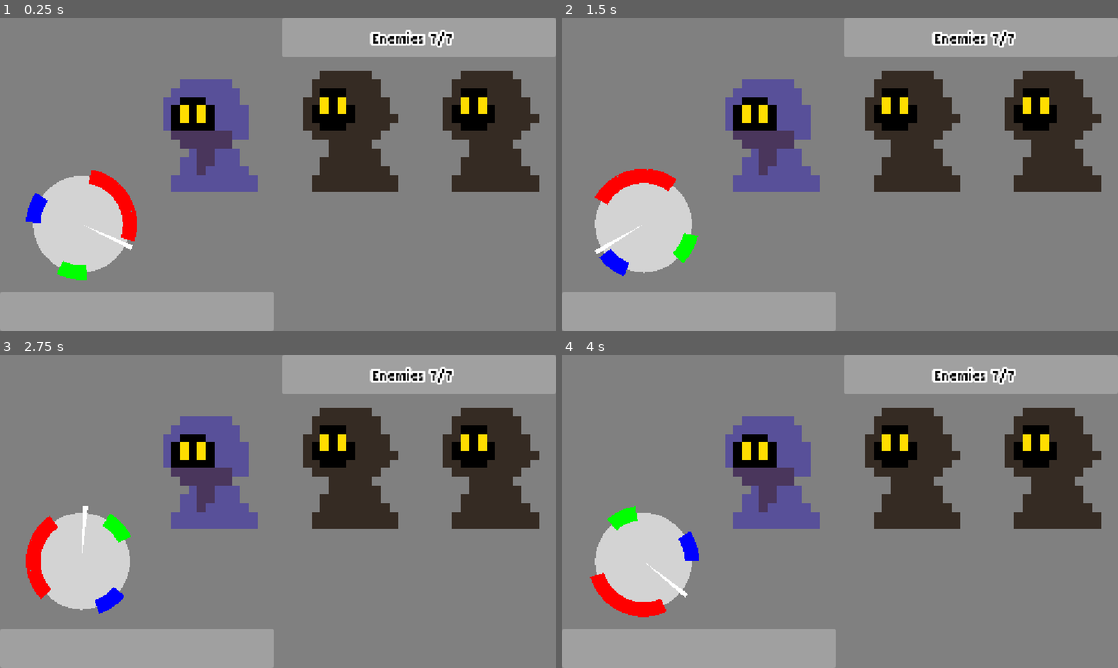
Above: before the commit, frames 1-4 (two rows, left to right).
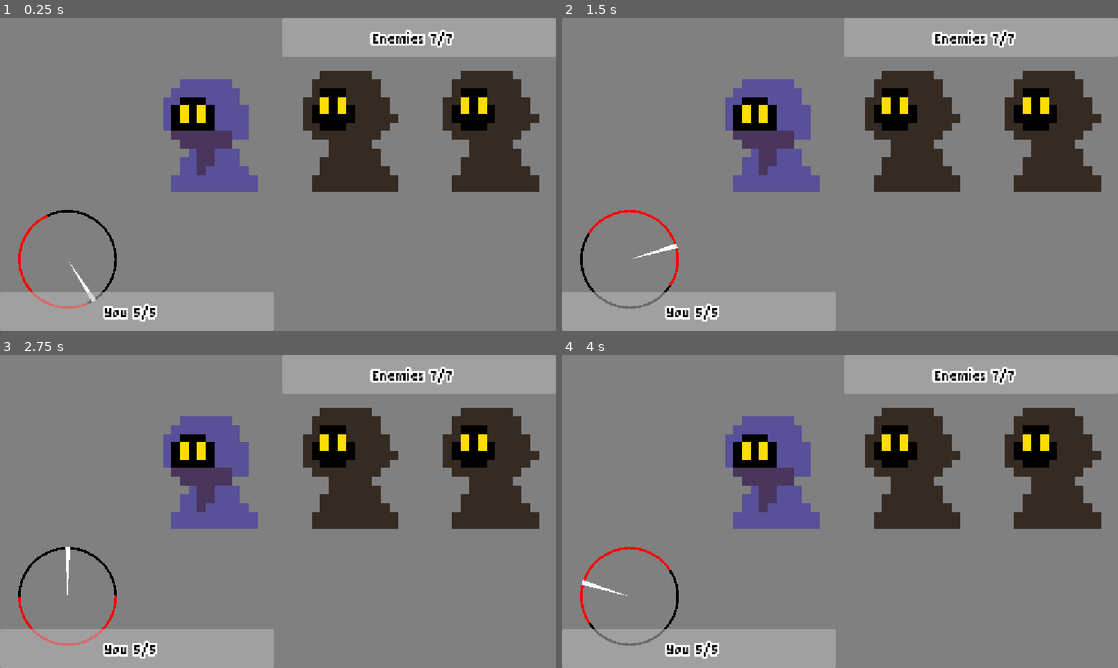
Above: after the commit, the same moments.

Repository: Rover-N/Juniper-Jam-2026
Game: Godot game, scene res://Scenes/combat.tscn
Two runs of this game, one before a commit and one after it. Both use one fixed random seed, a clock stepped at 60 frames per second and the inputs below. The project has no main scene, so this scene is started directly.
Inputs:
- Up to frame 1 (0.25 s): no input
- Up to frame 2 (1.5 s): tap Enter (ui_accept) at 0.5, 0.6, 0.77, 1.07, 1.35 s
- Up to frame 3 (2.75 s): tap Enter (ui_accept) at 1.52, 1.82, 2.1 s
- Up to frame 4 (4 s): tap Enter (ui_accept) at 2.85, 3.02, 3.32, 3.6, 3.77 s

The runs differ from the first frame. In frame 1, 5.5% of the frame differs, in the area x 3-29%, y 48-98%; in frame 2, 5.5%; in frame 3, 5.5%; in frame 4, 5.5%.

Commit message:
Refactor wheel system

Diff:
--- a/Resources/WheelContents/Wheel01.tres
+++ /dev/null
@@ -1,10 +0,0 @@
-[gd_resource type="Resource" script_class="WheelContents" format=3 uid="uid://bkya5fh7vtudh"]
-
-[ext_resource type="Script" uid="uid://ccpi4oq022uqy" path="res://Scripts/Wheel Stuff/wheel_contents.gd" id="1_ys3rh"]
-
-[resource]
-script = ExtResource("1_ys3rh")
-radius = 100.0
-segments = Array[Color]([Color(1, 0, 0, 1), Color(0, 0, 0, 0), Color(0, 0, 0, 0), Color(0, 1, 0, 1), Color(0, 0, 0, 0), Color(0, 0, 0, 0), Color(0, 0, 1, 1), Color(0, 0, 0, 0), Color(0, 0, 0, 0), Color(1, 0, 0, 1), Color(1, 0, 0, 1)])
-width = 30.0
-metadata/_custom_type_script = "uid://ccpi4oq022uqy"
--- /dev/null
+++ b/Resources/WheelData/wheel01.tres
@@ -0,0 +1,12 @@
+[gd_resource type="Resource" script_class="WheelData" format=3 uid="uid://cfx2d0ay7kegy"]
+
+[ext_resource type="Script" uid="uid://d1mb12clwuc3n" path="res://Scripts/Wheel Stuff/wheel_data.gd" id="1_8ve53"]
+
+[resource]
+script = ExtResource("1_8ve53")
+wheel_spin = -8.0
+arm_spin = 4.0
+radius = 100.0
+segments = Array[Color]([Color(0, 0, 0, 1), Color(1, 0, 0, 1)])
+width = 5.0
+metadata/_custom_type_script = "uid://d1mb12clwuc3n"
--- a/Scenes/combat.tscn
+++ b/Scenes/combat.tscn
@@ -4,18 +4,19 @@
 [ext_resource type="Resource" uid="uid://cr0l6f0reeqai" path="res://Resources/PlayerStats/basic_player.tres" id="2_4ln8h"]
 [ext_resource type="Resource" uid="uid://dfxmah0rax5cc" path="res://Resources/EncounterTable/AtSuDe_encounter_table.tres" id="3_4ln8h"]
 [ext_resource type="Theme" uid="uid://b4mka78holgwq" path="res://Resources/Theme/theme.tres" id="4_avwh6"]
-[ext_resource type="Texture2D" uid="uid://d18gosx3g6qkk" path="res://Assets/Sprites/De.png" id="6_avwh6"]
-[ext_resource type="PackedScene" uid="uid://bu83oeow0tibl" path="res://Scenes/wheel_game.tscn" id="7_3w34b"]
+[ext_resource type="Script" uid="uid://dueq0a02g22b2" path="res://Scripts/Combat Stuff/enemy_type.gd" id="4_ut0kg"]
 
-[sub_resource type="AtlasTexture" id="AtlasTexture_j5882"]
-atlas = ExtResource("6_avwh6")
-region = Rect2(0, 0, 16, 16)
+[sub_resource type="Resource" id="Resource_8m8ww"]
+script = ExtResource("4_ut0kg")
+metadata/_custom_type_script = "uid://dueq0a02g22b2"
 
-[node name="Combat" type="Node2D" unique_id=588568664 node_paths=PackedStringArray("enemy_label", "enemies_hp")]
+[node name="Combat" type="Node2D" unique_id=588568664 node_paths=PackedStringArray("player_label", "enemy_label", "enemies_hp")]
 script = ExtResource("1_7jmb3")
 player_stats = ExtResource("2_4ln8h")
+player_label = NodePath("CanvasLayer/Control/PlayerHP/PlayerLabel")
 encounter_table = ExtResource("3_4ln8h")
-enemy_sprite_container = NodePath("CanvasLayer/Control/HBoxContainer")
+enemy_type = SubResource("Resource_8m8ww")
+enemy_sprite_container = NodePath("CanvasLayer/Control/EnemyContainer")
 enemy_label = NodePath("CanvasLayer/Control/EnemiesHP/EnemyLabel")
 enemies_hp = NodePath("CanvasLayer/Control/EnemiesHP")
 
@@ -44,6 +45,21 @@
 allow_greater = true
 allow_lesser = true
 show_percentage = false
+
+[node name="PlayerLabel" type="Label" parent="CanvasLayer/Control/PlayerHP" unique_id=750838309]
+layout_mode = 1
+anchors_preset = 8
+anchor_left = 0.5
+anchor_top = 0.5
+anchor_right = 0.5
+anchor_bottom = 0.5
+offset_left = -66.0
+offset_top = -16.0
+offset_right = 66.0
+offset_bottom = 16.0
+grow_horizontal = 2
+grow_vertical = 2
+text = "You 15/15"
 
 [node name="EnemiesHP" type="ProgressBar" parent="CanvasLayer/Control" unique_id=260224925]
 layout_mode = 1
@@ -76,7 +92,7 @@
 grow_vertical = 2
 text = "Enemies 15/15"
 
-[node name="HBoxContainer" type="HBoxContainer" parent="CanvasLayer/Control" unique_id=1848549194]
+[node name="EnemyContainer" type="HBoxContainer" parent="CanvasLayer/Control" unique_id=1848549194]
 layout_mode = 1
 anchors_preset = 14
 anchor_top = 0.5
@@ -88,13 +104,3 @@
 grow_horizontal = 2
 grow_vertical = 2
 alignment = 1
-
-[node name="TextureRect" type="TextureRect" parent="CanvasLayer/Control/HBoxContainer" unique_id=1600520950]
-visible = false
-layout_mode = 2
-texture = SubResource("AtlasTexture_j5882")
-expand_mode = 2
-flip_h = true
-
-[node name="WheelGame" parent="." unique_id=20689074 instance=ExtResource("7_3w34b")]
-position = Vector2(-1, 257)
--- a/Scenes/wheel.tscn
+++ b/Scenes/wheel.tscn
@@ -1,6 +1,6 @@
-[gd_scene format=3 uid="uid://b1wu0spdgmj88"]
+[gd_scene format=3 uid="uid://bife7vjk70i8c"]
 
-[ext_resource type="Script" uid="uid://bf8681w7d64eu" path="res://Scripts/Wheel Stuff/wheel.gd" id="1_y7iat"]
+[ext_resource type="Script" uid="uid://5g1fkxkjlr5b" path="res://Scripts/Wheel Stuff/wheel.gd" id="1_y7iat"]
 
-[node name="Wheel" type="Node2D" unique_id=1345467007]
+[node name="Wheel" type="Node2D" unique_id=1034672036]
 script = ExtResource("1_y7iat")
--- a/Scenes/wheel_game.tscn
+++ /dev/null
@@ -1,23 +0,0 @@
-[gd_scene format=3 uid="uid://bu83oeow0tibl"]
-
-[ext_resource type="Script" uid="uid://c3fbn5iod2bmg" path="res://Scripts/Wheel Stuff/wheel_game.gd" id="1_ratk3"]
-[ext_resource type="PackedScene" uid="uid://b1wu0spdgmj88" path="res://Scenes/wheel.tscn" id="2_mmvpf"]
-[ext_resource type="Resource" uid="uid://bkya5fh7vtudh" path="res://Resources/WheelContents/wheel01.tres" id="3_3f1cw"]
-[ext_resource type="PackedScene" uid="uid://8cs3evw18ax5" path="res://Scenes/arm.tscn" id="3_mmvpf"]
-
-[node name="WheelGame" type="Node2D" unique_id=20689074]
-script = ExtResource("1_ratk3")
-arm_speed = 1.7400000000000002
-big_spin_speed = -1.0
-
-[node name="BigSpin" type="Node2D" parent="." unique_id=258898249]
-position = Vector2(170, 170)
-
-[node name="Wheel" parent="BigSpin" unique_id=1345467007 instance=ExtResource("2_mmvpf")]
-data = ExtResource("3_3f1cw")
-radius = 93.0
-segments = Array[Color]([Color(0, 0, 0, 1), Color(1, 0, 0, 1)])
-width = 40.0
-
-[node name="Arm" parent="BigSpin" unique_id=9372712 node_paths=PackedStringArray("Wheel") instance=ExtResource("3_mmvpf")]
-Wheel = NodePath("../Wheel")
--- a/Scripts/Combat Stuff/combat.gd
+++ b/Scripts/Combat Stuff/combat.gd
@@ -1,8 +1,12 @@
 extends Node2D
 
 @export var player_stats: PlayerStats
+@export var player_label: Label
+var active_player_wheels: int = 0
+
+
+@export var encounter_table: EncounterTable
 @export var enemy_type: EnemyType
-@export var encounter_table: EncounterTable
 @export var enemy_sprite_container: NodePath
 @export var enemy_label: Label
 @export var enemies_hp: ProgressBar
@@ -10,7 +14,8 @@
 var enemies: Array[Enemy]
 var enemies_sprites: Array[NodePath]
 var RNG = RandomNumberGenerator.new()
-var total_enemy_health: int = 0
+var starting_enemy_health: int = 0
+var starting_player_health: int = 0
 
 func add_enemy():
 	# Thank you kilo_cant_concentrate on the Juniper's Dev Garden discord server :)
@@ -28,6 +33,17 @@
 	enemy_sprite.flip_h = true
 	get_node(enemy_sprite_container).add_child(enemy_sprite)
 
+func add_player_wheel(wheel_data: WheelData):
+	var wheel: Wheel = Wheel.new()
+	wheel.arm_spin = wheel_data.arm_spin
+	wheel.wheel_spin = wheel_data.wheel_spin
+	wheel.radius = wheel_data.radius
+	wheel.segments = wheel_data.segments
+	wheel.width = wheel_data.width
+	active_player_wheels += 1
+	wheel.position = Vector2(140.0,500.0)
+	self.add_child(wheel)
+
 func _ready() -> void:
 	for i in range(0, 3): # Add enemies to the battle
 		add_enemy()
@@ -35,8 +51,25 @@
 	for enemy in enemies:
 		print(enemy.name)
 		print(enemy.health)
-		total_enemy_health += enemy.health
+		starting_enemy_health += enemy.health
 
-	enemy_label.text = "Enemies " + str(total_enemy_health) + "/" + str(total_enemy_health)
-	enemies_hp.max_value = total_enemy_health
-	enemies_hp.value = total_enemy_health
+	enemy_label.text = "Enemies " + str(starting_enemy_health) + "/" + str(starting_enemy_health)
+	enemies_hp.max_value = starting_enemy_health
+	enemies_hp.value = starting_enemy_health
+
+	starting_player_health = player_stats.health
+	player_label.text = "You " + str(player_stats.health) + "/" + str(starting_player_health)
+	add_player_wheel(load("res://Resources/WheelData/wheel01.tres"))
+
+#func _process(_delta: float) -> void:
+	#if Input.is_action_just_pressed("ui_accept"):
+		#if wheel_game.get_current_segement_color() == Color(1.0, 0.0, 0.0, 1.0):
+			#damage_enemies()
+
+func damage_enemies():
+	enemies[0].health -= player_stats.attack
+	var current_total_enemy_health: int = 0
+	for enemy in enemies:
+		current_total_enemy_health += enemy.health
+	enemy_label.text = "Enemies " + str(current_total_enemy_health) + "/" + str(starting_enemy_health)
+	enemies_hp.value = current_total_enemy_health
--- a/Scripts/Combat Stuff/combat_simulation.gd
+++ /dev/null
@@ -1,17 +0,0 @@
-class_name CombatSimulation
-extends RefCounted
-
-var player_stats: PlayerStats
-var enemy_array: Array[Enemy]
-
-func _init(p_player_stats: PlayerStats, p_enemy_array: Array[Enemy]) -> void:
-	player_stats = p_player_stats
-	enemy_array = p_enemy_array
-
-func damage_enemy(damage: int, target_index: int) -> int:
-	enemy_array[target_index].health -= damage
-	return enemy_array[target_index].health
-
-func damage_player(damage: int) -> int:
-	player_stats.health -= damage
-	return player_stats.health
--- a/Scripts/Wheel Stuff/arm.gd
+++ b/Scripts/Wheel Stuff/arm.gd
@@ -1,9 +1,11 @@
 extends Node2D
 
-@export var Wheel: Node2D
-@export var width: float = 5
+@export var arm_width: float = 5
+@export var wheel_width: float
+@export var wheel_radius: float
 
 func _ready() -> void:
-	self.position = Wheel.position
-	var offset = Wheel.radius + Wheel.width / 2
-	$Polygon2D.polygon = PackedVector2Array([Vector2.ZERO, Vector2(offset, -width), Vector2(offset, width)])
+	var offset = wheel_radius + wheel_width / 2
+	var polygon: Polygon2D = Polygon2D.new()
+	polygon.polygon = PackedVector2Array([Vector2.ZERO, Vector2(offset, -arm_width), Vector2(offset, arm_width)])
+	self.add_child(polygon)
--- a/Scripts/Wheel Stuff/wheel.gd
+++ b/Scripts/Wheel Stuff/wheel.gd
@@ -1,34 +1,29 @@
-@tool
+class_name Wheel
 extends Node2D
 
-@export var data: WheelContents
+@export var wheel_spin: float
 
-@export var radius: float = 20.0:
-	set(value):
-		radius = value
-		queue_redraw()
+@export var arm_spin: float
 
-@export var segments: Array[Color]:
-	set(value):
-		segments = value
-		queue_redraw()
+@export var radius: float
 
-@export var width: float = 5:
-	set(value):
-		width = value
-		queue_redraw()
+@export var segments: Array[Color]
+
+@export var width: float
+
+const arm_scene = preload("res://Scenes/arm.tscn")
+
+var arm: Node2D
+
+var arm_script: Variant	= "res://Scripts/Wheel Stuff/arm.gd"
 
 func _ready() -> void:
-	radius = data.radius
-	segments = data.segments
-	width = data.width
-	queue_redraw()
-	#self.position = Vector2(radius + width / 2 + 32, radius + width / 2 + 32)
-
+	arm = arm_scene.instantiate()
+	arm.wheel_width = width
+	arm.wheel_radius = radius
+	self.add_child(arm)
 
 func _draw() -> void:
-	draw_circle(Vector2.ZERO, radius, Color.LIGHT_GRAY)
-
 	for i in range(segments.size()):
 		draw_arc(
 			Vector2.ZERO,
@@ -38,3 +33,7 @@
 			20,
 			segments[i],
 			width)
+
+func _process(delta: float) -> void:
+	rotate(delta * wheel_spin)
+	self.get_child(0).rotate(delta * (arm_spin - wheel_spin))
--- a/Scripts/Wheel Stuff/wheel_contents.gd
+++ /dev/null
@@ -1,13 +0,0 @@
-class_name WheelContents
-extends Resource
-
-@export var radius: float
-
-@export var segments: Array[Color]
-
-@export var width: float
-
-func _init(default_radius = 100.0, default_segments: Array[Color] = [], default_width = 20.0):
-	radius = default_radius
-	segments = default_segments
-	width = default_width
--- /dev/null
+++ b/Scripts/Wheel Stuff/wheel_data.gd
@@ -0,0 +1,19 @@
+class_name WheelData
+extends Resource
+
+@export var wheel_spin: float
+
+@export var arm_spin: float
+
+@export var radius: float
+
+@export var segments: Array[Color]
+
+@export var width: float
+
+func _init(default_wheel_spin: float = 0.0, default_arm_spin: float = 0.0, default_radius: float = 0.0, default_segments: Array[Color] = [], default_width = 0.0):
+	wheel_spin = default_wheel_spin
+	arm_spin = default_arm_spin
+	radius = default_radius
+	segments = default_segments
+	width = default_width
--- a/Scripts/Wheel Stuff/wheel_game.gd
+++ /dev/null
@@ -1,44 +0,0 @@
-extends Node2D
-
-@export_range(-2,2,0.01) var arm_speed: float
-@export_range(-2,2,0.01) var big_spin_speed: float
-@onready var Wheel = $BigSpin/Wheel
-@onready var Arm = $BigSpin/Arm
-@onready var BigSpin = $BigSpin
-var current_segment: int = 0
-
-func get_current_segement() -> int:
-	return int(fposmod(Arm.rotation_degrees, 360.0) / (360.0 / Wheel.segments.size()))
-
-func get_current_segement_color() -> Color:
-	return Wheel.segments[get_current_segement()]
-
-func _process(delta: float) -> void:
-	Arm.rotate((arm_speed - big_spin_speed) * delta)
-	BigSpin.rotate(big_spin_speed * delta)
-
-	current_segment = get_current_segement()
-
-	#if Input.is_action_just_pressed("ui_accept"):
-		#if Wheel.segments[current_segment] != Color.WHITE:
-			#var tempColor = Wheel.segments[current_segment]
-			#var tempSegments = [current_segment]
-			#var segmentCount = Wheel.segments.size()
-			#
-			#var i = (current_segment - 1 + segmentCount) % segmentCount
-			#while i != current_segment and Wheel.segments[i] == tempColor:
-				#tempSegments.append(i)
-				#i = (i - 1 + segmentCount) % segmentCount
-			#
-			#i = (current_segment + 1) % segmentCount
-			#while i != current_segment and Wheel.segments[i] == tempColor:
-				#tempSegments.append(i)
-				#i = (i + 1) % segmentCount
-			#
-			#for k in tempSegments:
-				#Wheel.segments[k] = Color.WHITE
-			#Wheel.queue_redraw()
-			#await get_tree().create_timer(0.2).timeout
-			#for k in tempSegments:
-				#Wheel.segments[k] = tempColor
-			#Wheel.queue_redraw()
Not shown, removed: Scripts/Combat Stuff/combat_simulation.gd.uid
Not shown, changed: Scripts/Wheel Stuff/wheel.gd.uid
Not shown, removed: Scripts/Wheel Stuff/wheel_contents.gd.uid
Not shown, added: Scripts/Wheel Stuff/wheel_data.gd.uid
Not shown, removed: Scripts/Wheel Stuff/wheel_game.gd.uid
